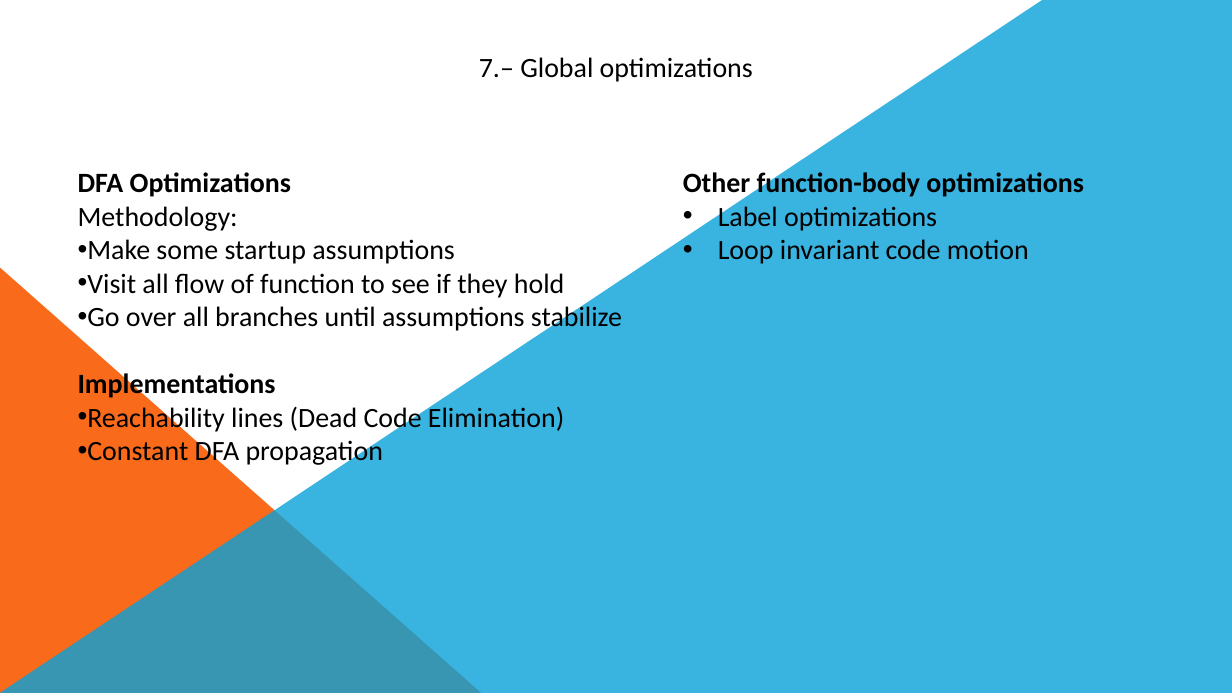
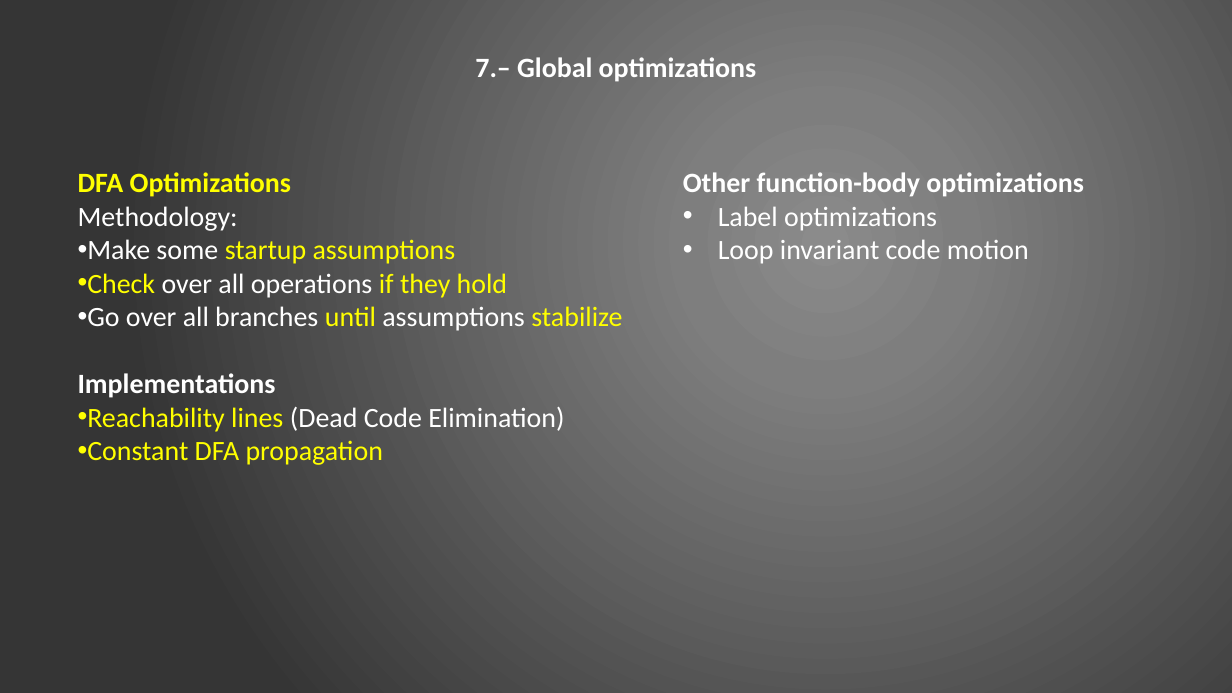
Before and after one commit to ciplogic/CodeRefractor, a slide deck: slide 9 of Documentation/Slides_final.pptx. Drawn at 1232x693 pixels with LibreOffice and Linux fonts; fonts in the diff are those of the drawing. Boxes give left, top, right and bottom in pixels: in the first picture for what was removed or moved away, otherwise in the second. Text is boxed around its words. In the diff, an @@ line names an element or a change of style, - is before the commit and + after.

```diff
--- a/Documentation/Slides_final.pptx
+++ b/Documentation/Slides_final.pptx
@@ background #FFFFFF to gradient #8C8C8C to #7F7F7F to #353535 @@
@@ freeform shape removed at [0,0,1232,693] @@
@@ text "7.– Global optimizations" at [475,57,757,82]: text colour #000000 to #FFFFFF, bold on @@
@@ text at [78,172,622,465]: text colour #000000 to #FFFF00 in "DFA Optimizations", "startup assumptions", "until stabilize", "Reachability lines" and 1 more places; text colour #000000 to #FFFFFF in "Methodology:", "Make some", "Go over all branches assumptions", "Implementations" and 1 more places @@
@@ text "Other function-body optimizations" at [683,172,1084,264]: text colour #000000 to #FFFFFF @@
@@ right triangle removed at [0,267,482,693] @@
@@ text at [87,273,507,298]: text changed; text colour #000000 to #FFFFFF @@
-• Visit all flow of function to see if they hold
+• Check over all operations if they hold
```
Also in this commit, not shown: 13 other slides changed, 1 other file.
